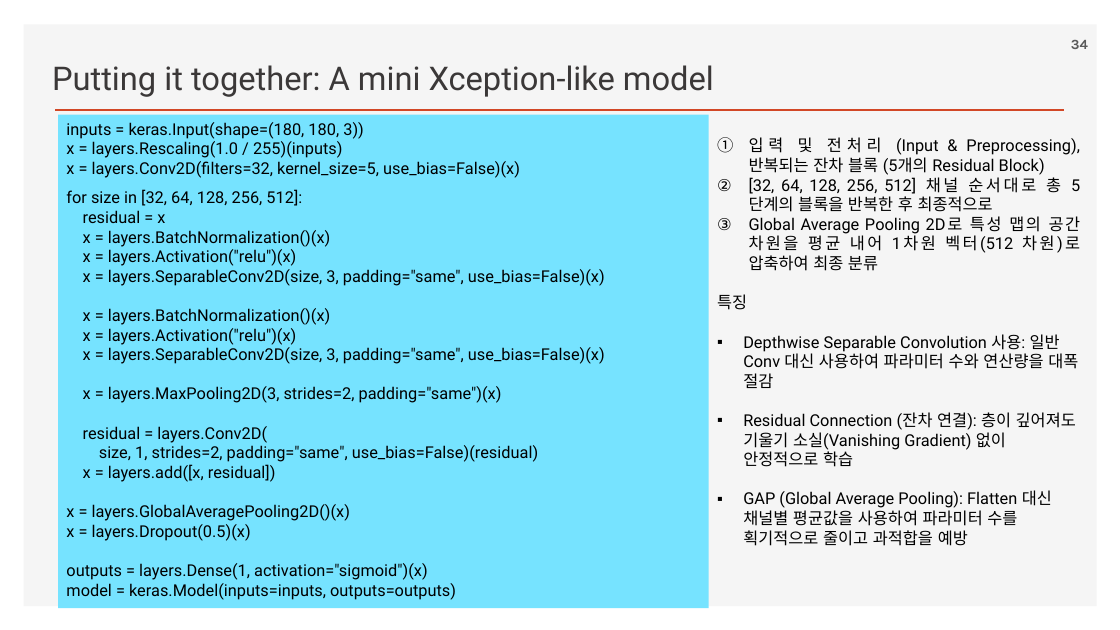
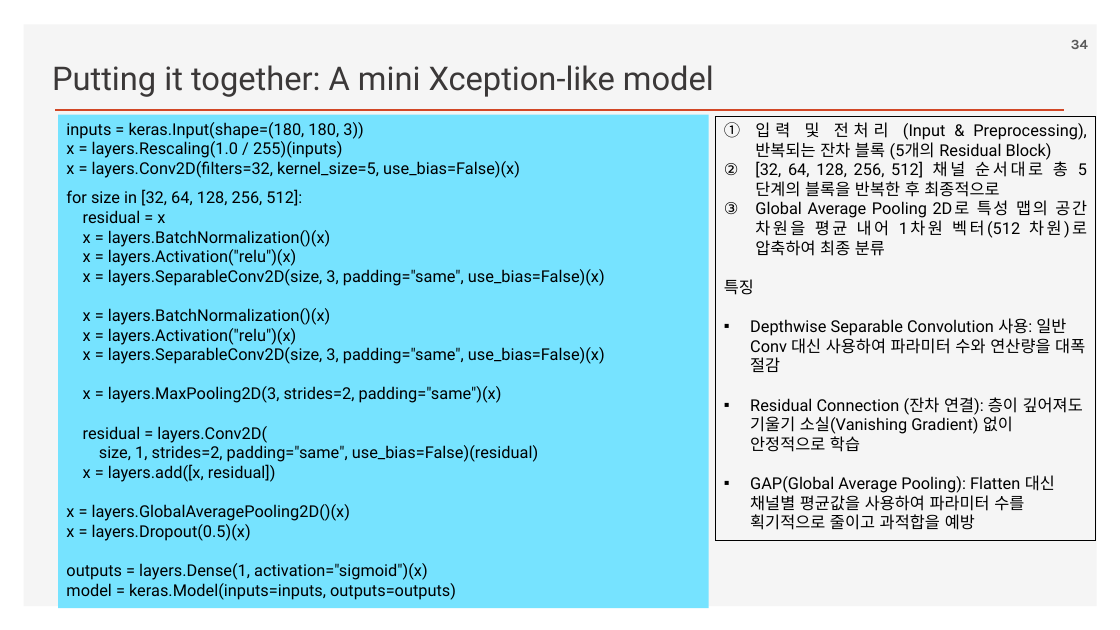
Before and after one commit to ancestor9/2026_Fall_Deep-Learning-with-Python, a slide deck: slide 34 of Chapter 09 ConvNet architecture patterns.pptx. Drawn at 1120x630 pixels with LibreOffice and Linux fonts; fonts in the diff are those of the drawing; background and template pictures are left out. Boxes give left, top, right and bottom in pixels: in the first picture for what was removed or moved away, otherwise in the second. Text is boxed around its words. In the diff, an @@ line names an element or a change of style, - is before the commit and + after.

```diff
--- a/Chapter 09 ConvNet architecture patterns.pptx
+++ b/Chapter 09 ConvNet architecture patterns.pptx
@@ rectangle "입력 및 전처리 (Input & ...": place and size @@
-rectangle "입력 및 전처리 (Input & ..." at (717,137,1081,546)
+rectangle "입력 및 전처리 (Input & ..." at (716,116,1096,540)
@@ rectangle "입력 및 전처리 (Input & ..." at (716,116,1096,540): outline none to #000000 0.75 pt @@
@@ text in rectangle at (750,475,1055,530): spaces changed @@
-▪ GAP (Global Average Pooling): Flatten 대신 채널별 평균값을 사용하여 파라미터 수를 획기적으로 줄이고 과적합을 예방
+▪ GAP(Global Average Pooling): Flatten 대신 채널별 평균값을 사용하여 파라미터 수를 획기적으로 줄이고 과적합을 예방
```
Also in this commit, not shown: 12 other slides changed.
